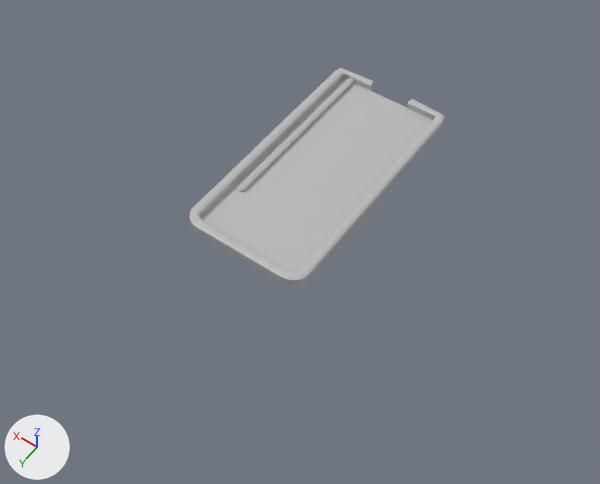
The FBX model Assets/Models/Pinbll.fbx, before and after one commit.
The view is the same before and after, from a 50 mm lens placed at (-0.98, 1.376, 1.761), pointed at (-0.149, 0.213, -0.066). The axes (+X, +Y, +Z) are drawn at lower left. The lights are the same throughout. Where no turn or scale is listed for an object, it has been applied to the vertices.
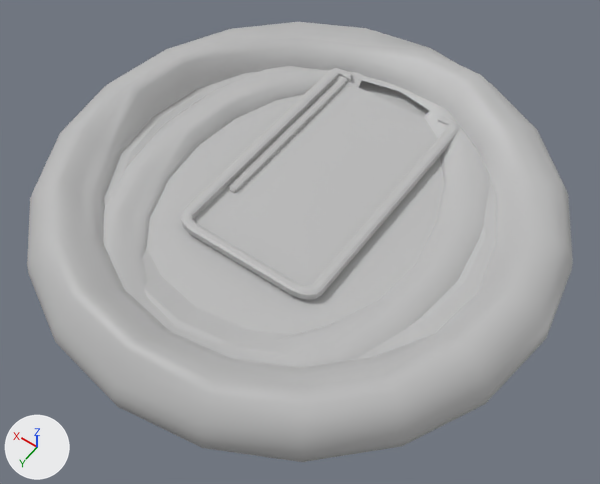
Changed parts and their boxes (x1, y1, x2, y2) in the pictures (600 x 484 px; the box of a moved part takes in the faces that stretch with it):
'pTorus1', added: after (27, 22, 573, 462)
'pasted__pTorus1', added: after (103, 66, 490, 368)
'pPlane1', moved, rescaled: before (200, 78, 432, 272); after (194, 87, 438, 286)
'pPlane2', added: after (146, 94, 445, 335)
'pCube1', reshaped, moved, rescaled (9% wider, 7% taller): before (189, 68, 444, 285); after (181, 68, 459, 300)
'pPipe1', added: after (104, 68, 496, 360)
'pCube2', moved: before (239, 78, 354, 192); after (230, 77, 348, 193)
part 1 of me_mesh_001, moved or reshaped: before (407, 99, 442, 120); after (438, 116, 459, 125)
part 2 of me_mesh_001, moved or reshaped: before (342, 68, 374, 91); after (337, 68, 352, 82)

What changed in the scene script:
```text
Change me_mesh_001:
    where me_mesh_001.from_pydata(...)  # 108 vertices, 106 faces; spans x -37.7..1.4, y -1.0..1.4, z -6.0..6.0
    used by ob_pcube1; location = (0.106, 0.0, 0.01); rotation_euler = (1.571, 0.0, 0.0), in degrees (90, 0, 0); scale = (0.01, 0.01, 0.065)
    me_mesh_001 part 1
    me_mesh_001.vertices[96].co: (-24.9, 1.0, 5.5) -> (-31.6, 1.0, 5.5)  # pixel (407, 103) -> pixel (438, 119)
    me_mesh_001.vertices[97].co: (-25.4, 1.0, 5.9) -> (-32.5, 1.0, 5.9)  # pixel (413, 98) -> pixel (445, 116)
    me_mesh_001.vertices[98].co: (-25.4, -1.0, 6.0) -> (-32.5, -1.0, 6.0)
    me_mesh_001.vertices[99].co: (-24.9, -1.0, 5.6) -> (-31.6, -1.0, 5.6)  # pixel (406, 107) -> not seen
    me_mesh_001.vertices[100].co: (-25.0, 1.4, 5.7) -> (-31.8, 1.4, 5.7)  # pixel (409, 101) -> pixel (440, 117)
    me_mesh_001.vertices[101].co: (-25.2, 1.4, 5.8) -> (-32.2, 1.4, 5.8)  # pixel (411, 99) -> pixel (443, 116)
    me_mesh_001 part 2
    me_mesh_001.vertices[102].co: (-11.7, -1.0, 5.6) -> (-5.1, -1.0, 5.6)  # pixel (370, 90) -> pixel (350, 83)
    me_mesh_001.vertices[103].co: (-11.1, -1.0, 5.9) -> (-4.0, -1.0, 5.9)  # pixel (373, 85) -> not seen
    me_mesh_001.vertices[104].co: (-11.1, 1.0, 5.9) -> (-4.0, 1.0, 5.9)  # pixel (373, 80) -> pixel (351, 72)
    me_mesh_001.vertices[105].co: (-11.7, 1.0, 5.6) -> (-5.1, 1.0, 5.6)  # pixel (370, 86) -> pixel (350, 78)
    me_mesh_001.vertices[106].co: (-11.3, 1.4, 5.8) -> (-4.3, 1.4, 5.8)  # pixel (373, 81) -> pixel (351, 73)
    me_mesh_001.vertices[107].co: (-11.5, 1.4, 5.7) -> (-4.8, 1.4, 5.7)  # pixel (371, 83) -> pixel (350, 76)
Add me_mesh_006:
    me_mesh_006.from_pydata(...)  # 398 vertices, 391 faces; spans x -0.509..0.509, y -0.685..0.685, z -0.054..0.059
    me_mesh_006.materials.append(mat_lambert1)  # grey #bcbcbc
Add me_mesh_003:
    me_mesh_003.from_pydata(...)  # 160 vertices, 155 faces; spans x -0.71..0.71, y -0.705..0.705, z 0.196..0.269
    me_mesh_003.materials.append(mat_lambert1)  # grey #bcbcbc
Add me_mesh_005:
    me_mesh_005.from_pydata([(-0.495, -0.457, 0.0), (0.495, -0.457, 0.0), (-0.495, 0.457, 0.0), (0.495, 0.457, 0.0)], [], [(0, 1, 3, 2)])
    me_mesh_005.materials.append(mat_lambert1)  # grey #bcbcbc
Add me_mesh_004:
    me_mesh_004.from_pydata(...)  # 400 vertices, 395 faces; spans x -0.748..0.748, y -0.748..0.748, z -0.131..0.142
    me_mesh_004.materials.append(mat_lambert1)  # grey #bcbcbc
Change ob_pcube2:
    ob_pcube2.location: (0.062, -0.083, 0.005) -> (0.068, -0.052, 0.027)
Change ob_pcube1:
    ob_pcube1.location: (0.106, 0.0, 0.01) -> (0.106, 0.03, 0.031)
    ob_pcube1.scale: (0.01, 0.01, 0.065) -> (0.0117, 0.01, 0.065)
Change ob_pplane1:
    ob_pplane1.location: (-0.061, 0.0, 0.0) -> (-0.102, 0.03, 0.021)
    ob_pplane1.scale: (0.03, 0.01, 0.06) -> (0.0352, 0.01, 0.06)
Add ob_pasted__ptorus1:
    ob_pasted__ptorus1 = bpy.data.objects.new('pasted__pTorus1', me_mesh_006)
    ob_pasted__ptorus1.location = (-0.099, 0.144, -0.002)
Add ob_ppipe1:
    ob_ppipe1 = bpy.data.objects.new('pPipe1', me_mesh_003)
    ob_ppipe1.location = (-0.096, 0.137, -0.239)
Add ob_pplane2:
    ob_pplane2 = bpy.data.objects.new('pPlane2', me_mesh_005)
    ob_pplane2.location = (-0.102, 0.13, 0.011)
Add ob_ptorus1:
    ob_ptorus1 = bpy.data.objects.new('pTorus1', me_mesh_004)
    ob_ptorus1.location = (-0.099, 0.144, -0.005)
```
